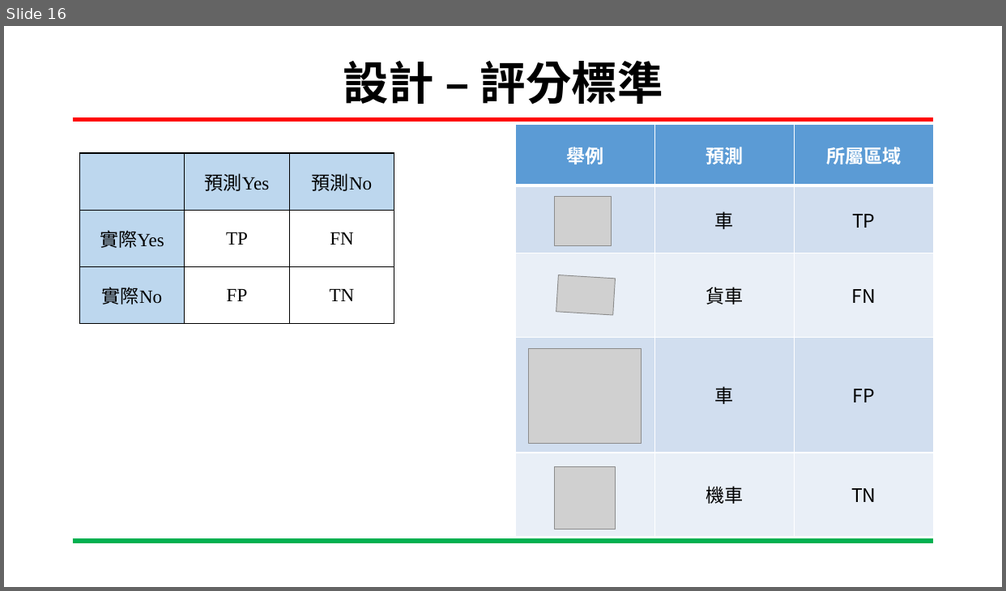
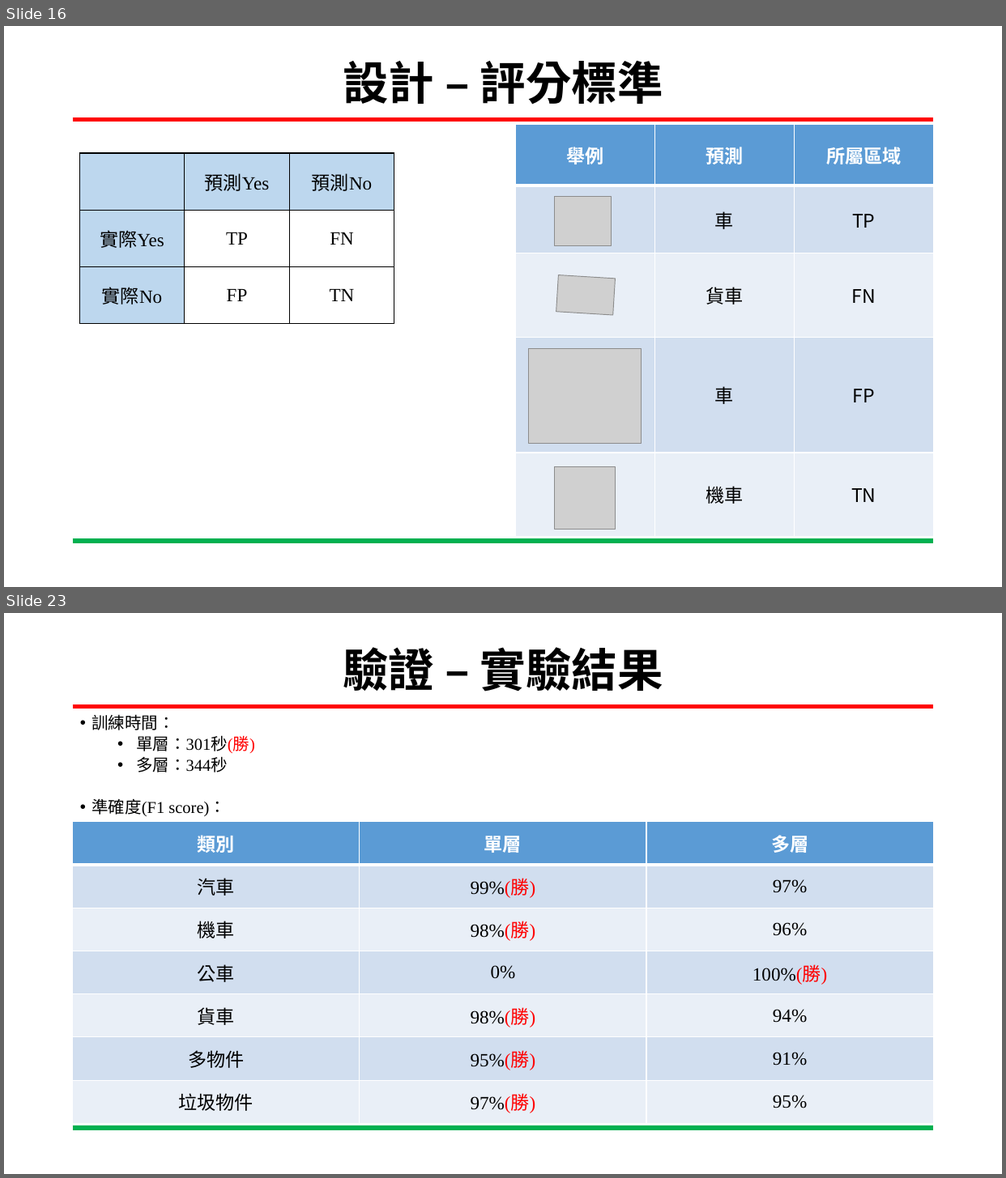
Before and after one commit to YUXING-LEE/image_process, a slide deck: final/基於分散式網路架構訓練階層式分類模型.pptx. Shown one above the other, each under a label of ours: slide 16 before the commit, slides 16 and 23 after it; the slides between them are not shown. The pictures are 1006x591 and 1006x1178 pixels, drawn with LibreOffice and Linux fonts; fonts in the diff are those of the drawing; grey boxes stand for pictures; background and template pictures are left out. Boxes give left, top, right and bottom in pixels: in the first picture for what was removed or moved away, otherwise in the second. Text is boxed around its words. In the diff, an @@ line names an element or a change of style, - is before the commit and + after.

```diff
--- a/final/基於分散式網路架構訓練階層式分類模型.pptx
+++ b/final/基於分散式網路架構訓練階層式分類模型.pptx
@@ slide 23 added at bbox=[4, 613, 1002, 1174], background #FFFFFF; not listed: 2 template elements that a slide beside it also shows @@
@@ title added at bbox=[343, 647, 663, 692], 44 pt, text #000000, bold @@
+驗證 – 實驗結果
@@ text added at bbox=[91, 714, 255, 816], 16 pt, text #000000 @@
+• 訓練時間：
+  • 單層：301秒(勝)
+  • 多層：344秒
+• 準確度(F1 score)：
@@ table added at bbox=[73, 822, 933, 1124], 7 rows, 3 columns @@
+類別 | 單層 | 多層
+汽車 | 99%(勝) | 97%
+機車 | 98%(勝) | 96%
+公車 | 0% | 100%(勝)
+貨車 | 98%(勝) | 94%
+多物件 | 95%(勝) | 91%
+垃圾物件 | 97%(勝) | 95%
```
Also in this commit, not shown: 1 slide changed, 5 other slides added, 10 other files.
